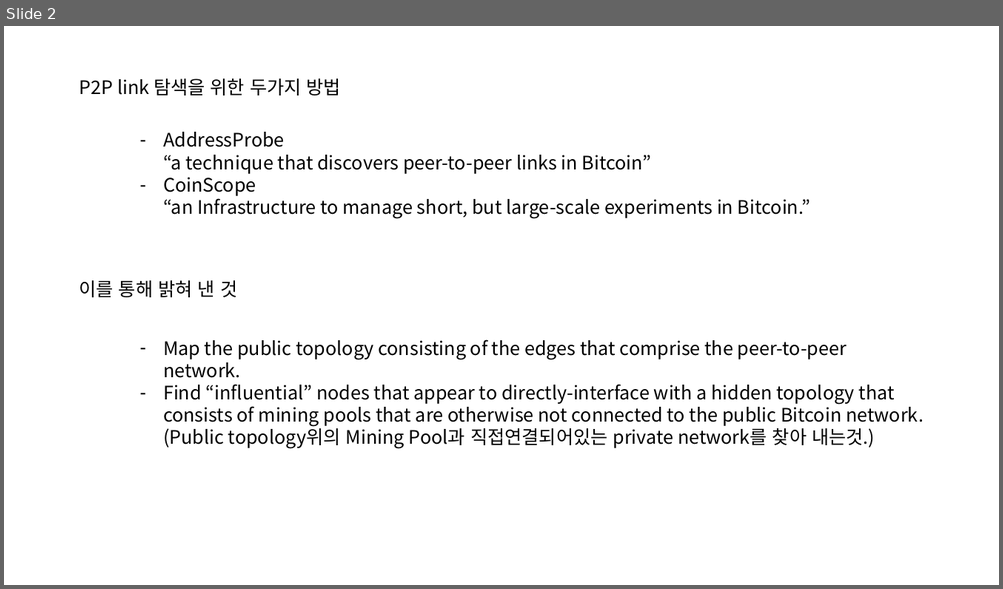
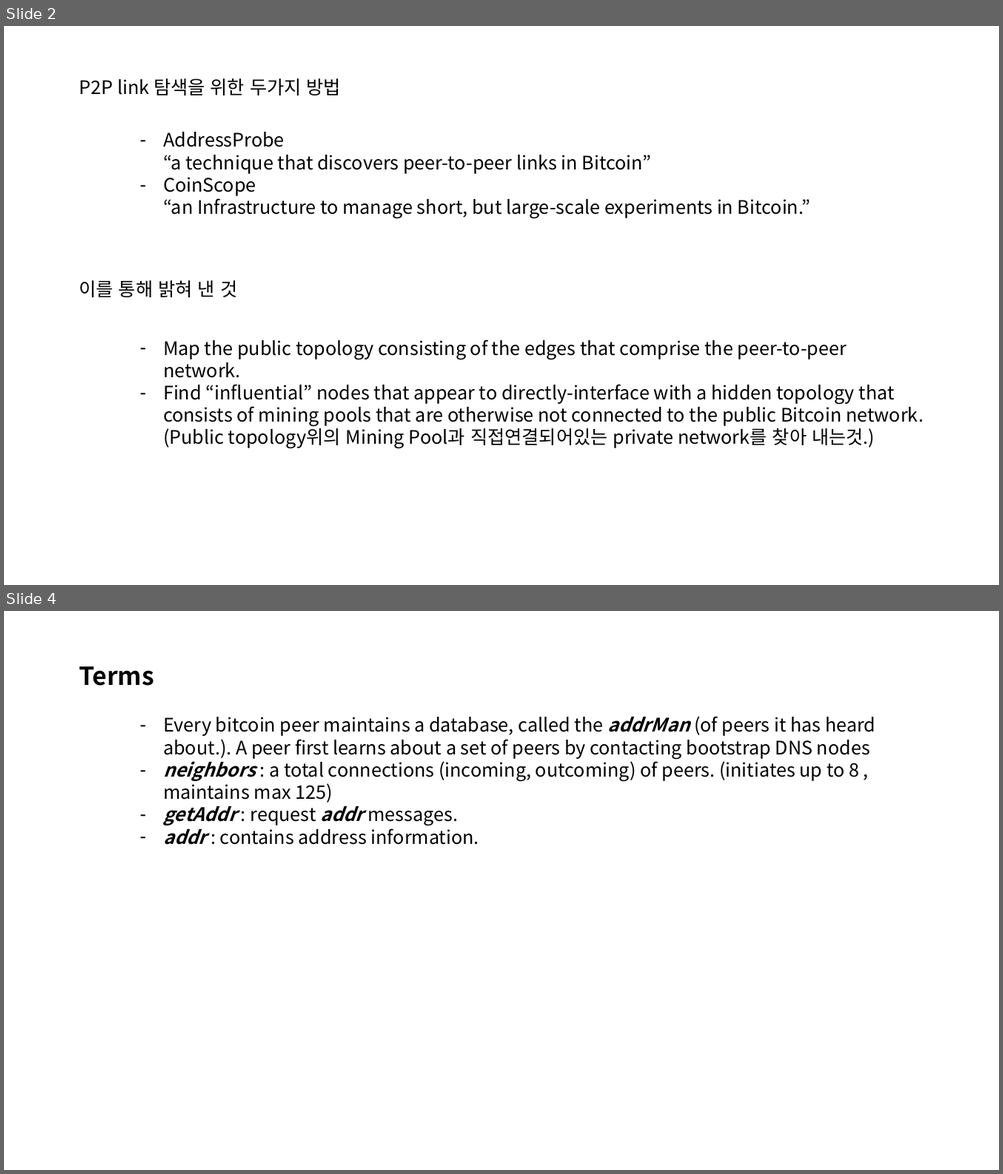
Before and after one commit to FelixSeol/paper, a slide deck: discovering/Discovering Bitcoin's Public topology.pptx. Shown one above the other, each under a label of ours: slide 2 before the commit, slides 2 and 4 after it; the slides between them are not shown. The pictures are 1003x589 and 1003x1174 pixels, drawn with LibreOffice and Linux fonts; fonts in the diff are those of the drawing. Boxes give left, top, right and bottom in pixels: in the first picture for what was removed or moved away, otherwise in the second. Text is boxed around its words. In the diff, an @@ line names an element or a change of style, - is before the commit and + after.

```diff
--- a/discovering/Discovering Bitcoin's Public topology.pptx
+++ b/discovering/Discovering Bitcoin's Public topology.pptx
@@ slide 4 added at box(4, 611, 999, 1170), background #FFFFFF @@
@@ text added at box(79, 667, 154, 686), 24 pt, text #000000, bold @@
+Terms
@@ text added at box(163, 716, 875, 845), 18 pt, text #000000 @@
+– Every bitcoin peer maintains a database, called the addrMan (of peers it has heard about.). A peer first learns about a set of peers by contacting bootstrap DNS nodes
+– neighbors : a total connections (incoming, outcoming) of peers. (initiates up to 8 , maintains max 125)
+– getAddr : request addr messages.
+– addr : contains address information.
```
Also in this commit, not shown: 1 slide changed, 4 other slides added, 1 other file.
